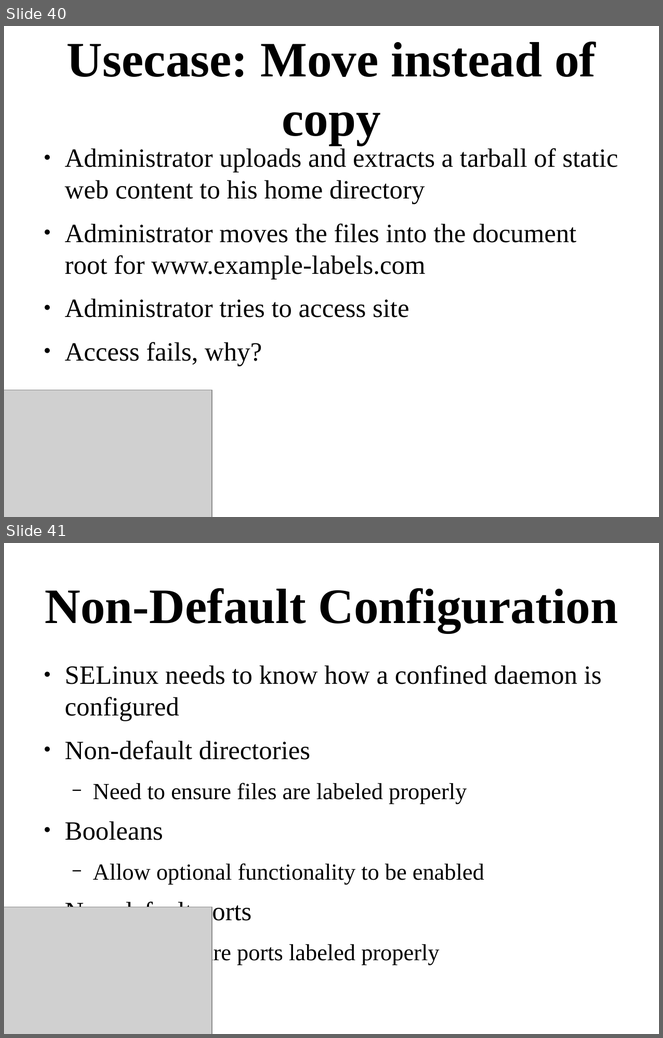
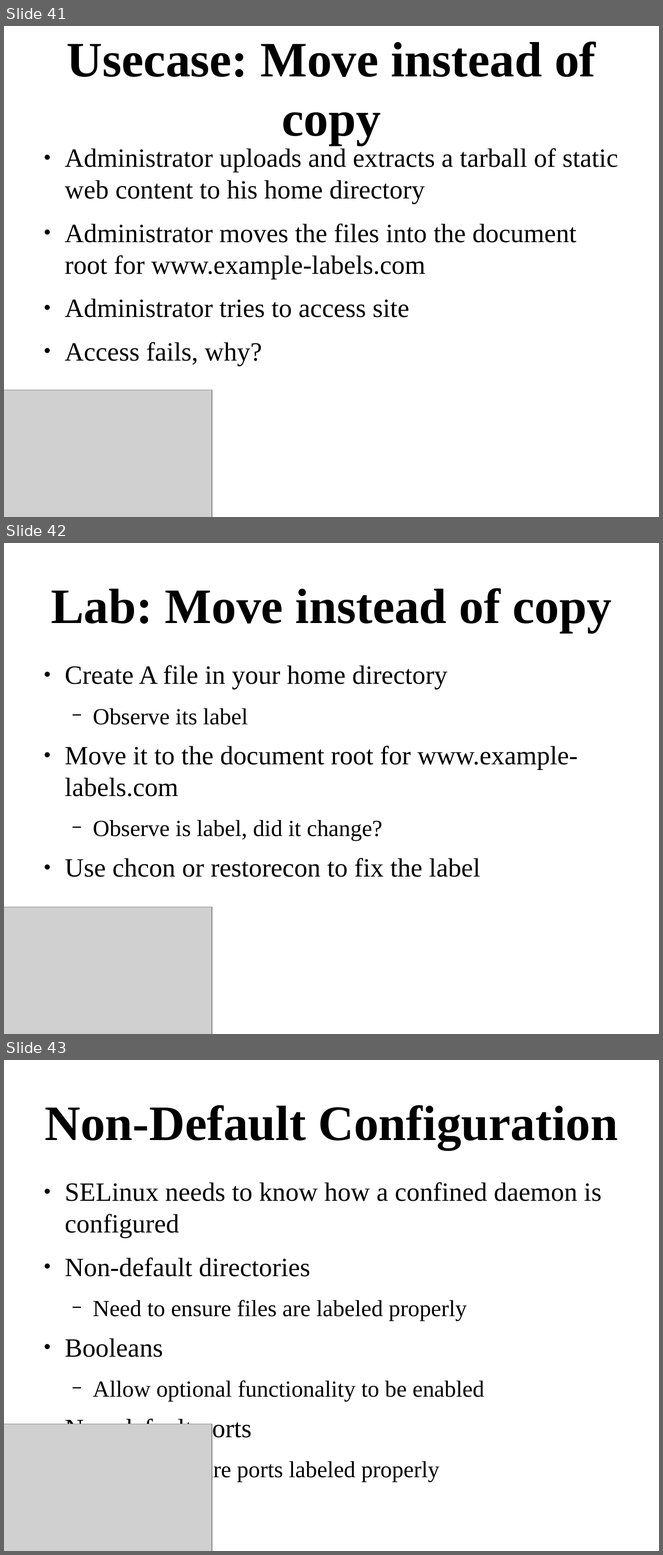
Before and after one commit to dpquigl/demystifying-selinux-part2, a slide deck: demystifying_selinux_part2_OSCON_19JUL2014.odp. Shown one above the other, each under a label of ours: slides 40 and 41 before the commit, slides 41, 42 and 43 after it. The pictures are 663x1038 and 663x1555 pixels, drawn with LibreOffice and Linux fonts; fonts in the diff are those of the drawing; grey boxes stand for pictures. Boxes give left, top, right and bottom in pixels: in the first picture for what was removed or moved away, otherwise in the second. Text is boxed around its words. In the diff, an @@ line names an element or a change of style, - is before the commit and + after.

```diff
--- a/demystifying_selinux_part2_OSCON_19JUL2014.odp
+++ b/demystifying_selinux_part2_OSCON_19JUL2014.odp
@@ slide 42 added at bbox=[4, 543, 659, 1034], background #FFFFFF @@
@@ title added at bbox=[51, 588, 612, 632], 60 pt, text #000000, bold @@
+Lab: Move instead of copy
@@ text added at bbox=[65, 665, 578, 877], 32 pt, text #000000 @@
+● Create A file in your home directory
+  − Observe its label
+● Move it to the document root for www.example-labels.com
+  − Observe is label, did it change?
+● Use chcon or restorecon to fix the label
@@ picture added at bbox=[4, 908, 212, 1034] @@
@@ what was slide 40 is now slide 41 @@
@@ what was slide 41 is now slide 43 @@
```
Also in this commit, not shown: 5 slides changed, 4 other slides added, 2 other files.
